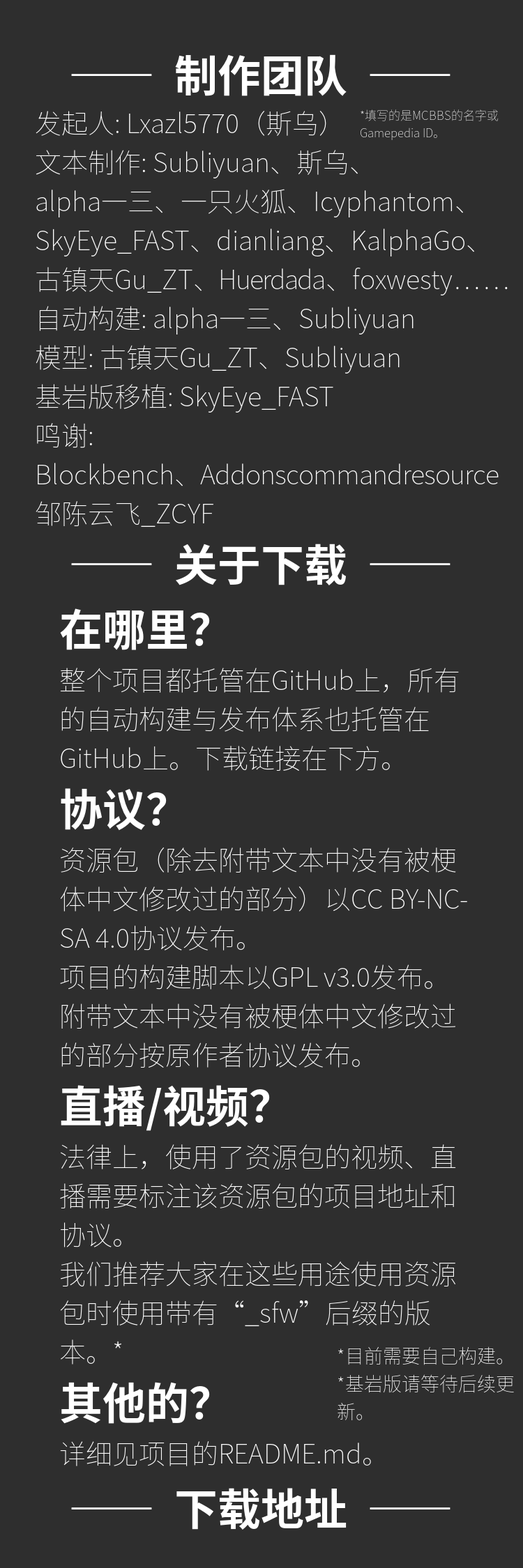
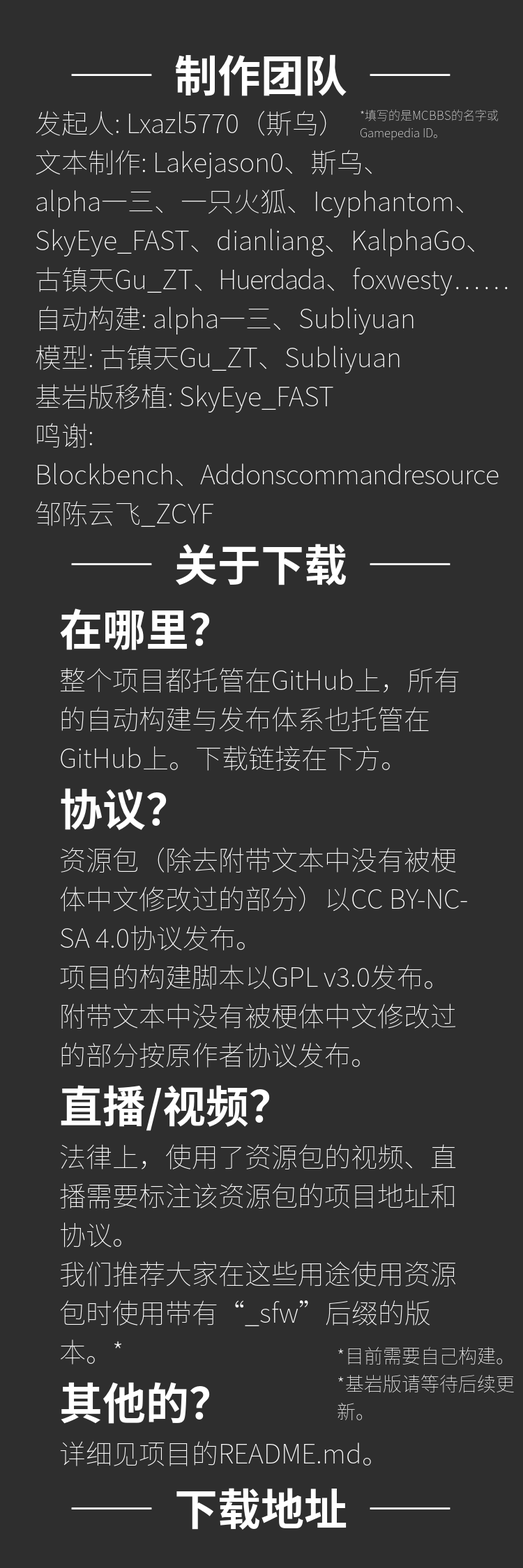
Layered file, before and after one edit (523x1568). Changes by layer:
painted on "发起人: Lxazl5770（斯乌） ..." over <box>154,149,373,179</box>
